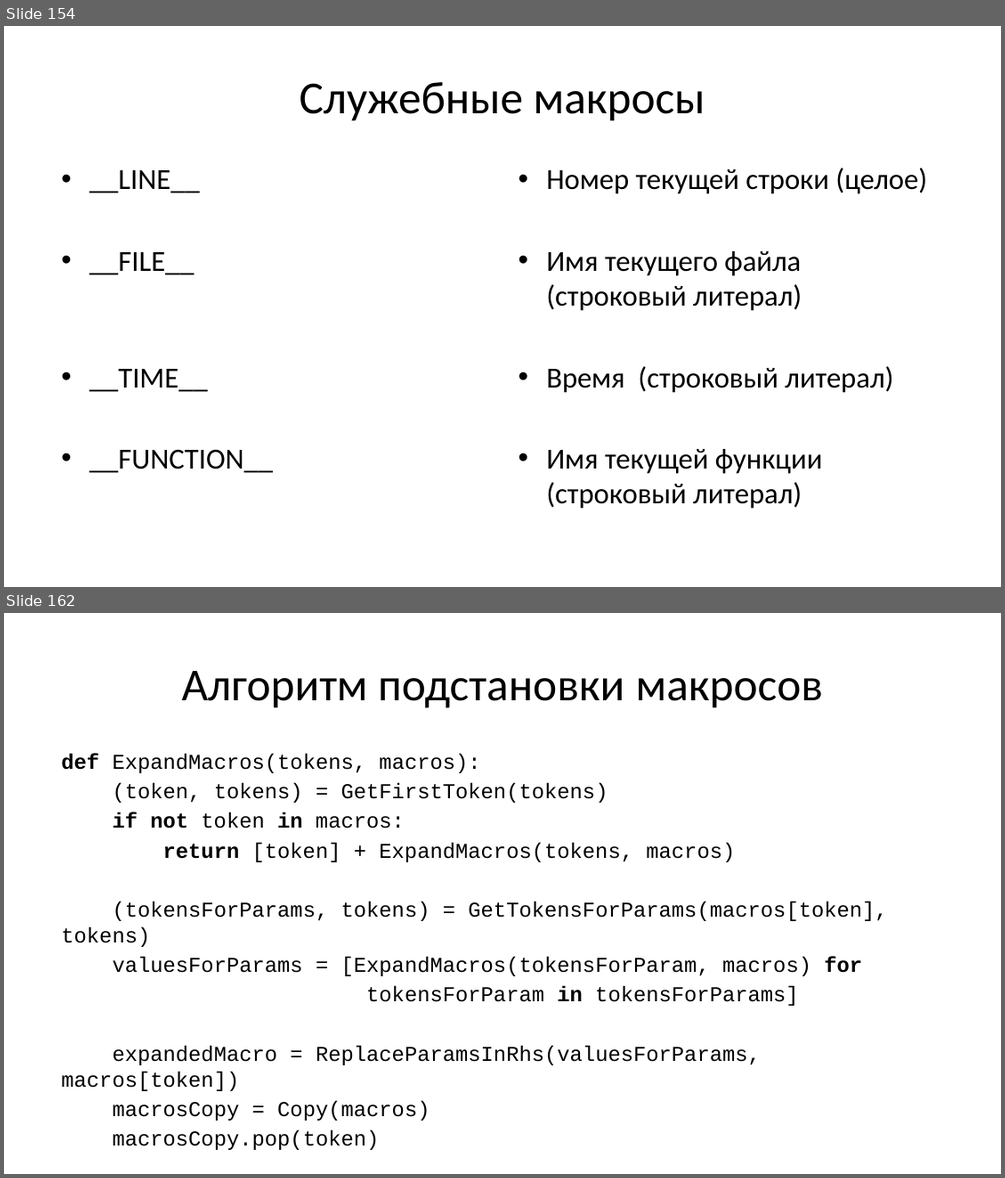
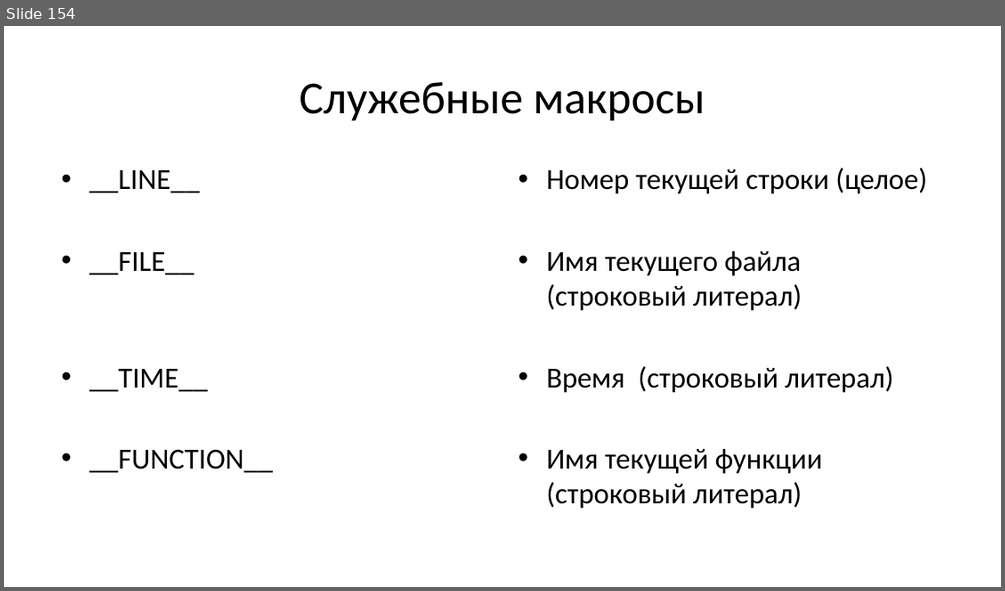
Before and after one commit to Evgueni-Petrov-aka-espetrov/Algorithms-and-Programming-in-C-pptx, a slide deck: 25 Препроцессор языка Си.pptx. Shown one above the other, each under a label of ours: slides 154 and 162 before the commit, slide 154 after it; the slides between them are not shown. The pictures are 1005x1178 and 1005x591 pixels, drawn with LibreOffice and Linux fonts; fonts in the diff are those of the drawing. Boxes give left, top, right and bottom in pixels: in the first picture for what was removed or moved away, otherwise in the second. Text is boxed around its words. In the diff, an @@ line names an element or a change of style, - is before the commit and + after.

Commit message:
убрал дабликаты слайдов про раскрытие макросов, добавил подсветку про конечность рекурсии

```diff
--- a/25 Препроцессор языка Си.pptx
+++ b/25 Препроцессор языка Си.pptx
@@ slide 162 removed at (4,613,1001,1174), background #FFFFFF @@
@@ title removed at (182,671,823,708) @@
-Алгоритм подстановки макросов
@@ text removed at (61,753,887,1150) @@
-def ExpandMacros(tokens, macros):
-(token, tokens) = GetFirstToken(tokens)
-if not token in macros:
-return [token] + ExpandMacros(tokens, macros)
-(tokensForParams, tokens) = GetTokensForParams(macros[token], tokens)
-valuesForParams = [ExpandMacros(tokensForParam, macros) for
-tokensForParam in tokensForParams]
-expandedMacro = ReplaceParamsInRhs(valuesForParams, macros[token])
-macrosCopy = Copy(macros)
-macrosCopy.pop(token)
-return ExpandMacros(expandedMacro + tokens, macrosCopy)
```
Also in this commit, not shown: 9 other slides removed.
